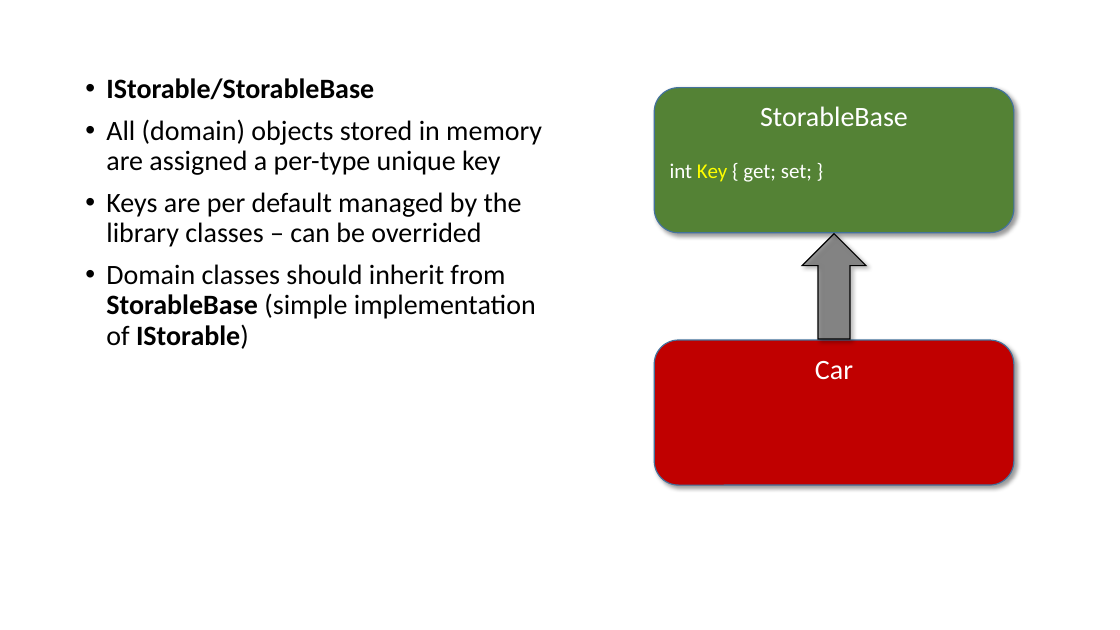
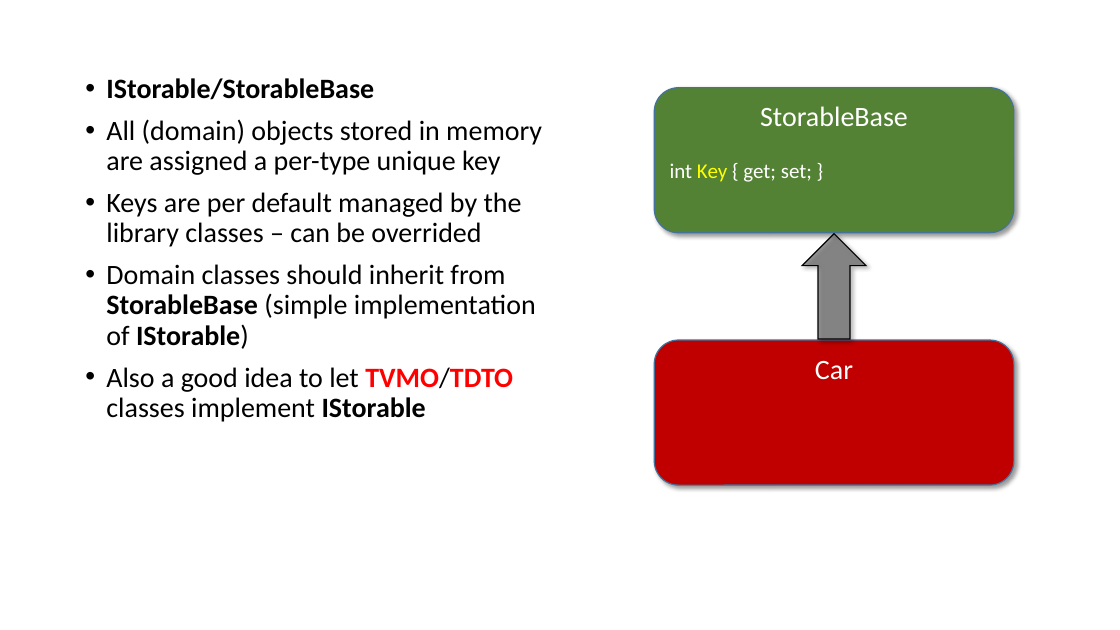
Before and after one commit to perl-easj/Teaching-materials, a slide deck: slide 27 of CSharpProgramming/Presentations/MVVMStarter Class Library.pptx. Drawn at 1120x630 pixels with LibreOffice and Linux fonts; fonts in the diff are those of the drawing. Boxes give left, top, right and bottom in pixels: in the first picture for what was removed or moved away, otherwise in the second. Text is boxed around its words. In the diff, an @@ line names an element or a change of style, - is before the commit and + after.

```diff
--- a/CSharpProgramming/Presentations/MVVMStarter Class Library.pptx
+++ b/CSharpProgramming/Presentations/MVVMStarter Class Library.pptx
@@ text at (106, 367, 513, 422): paragraph added @@
+• Also a good idea to let TVMO/TDTO classes implement IStorable
```
Also in this commit, not shown: 7 other slides changed, 21 slides added, 1 slide removed, 2 other files.
